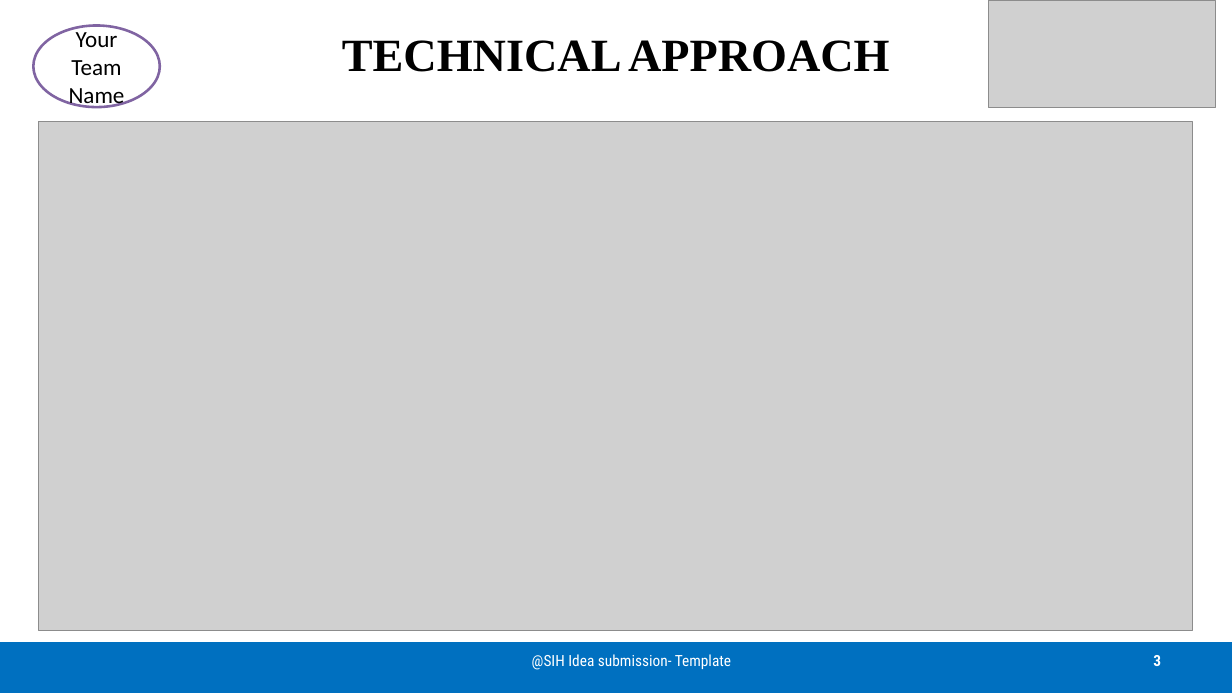
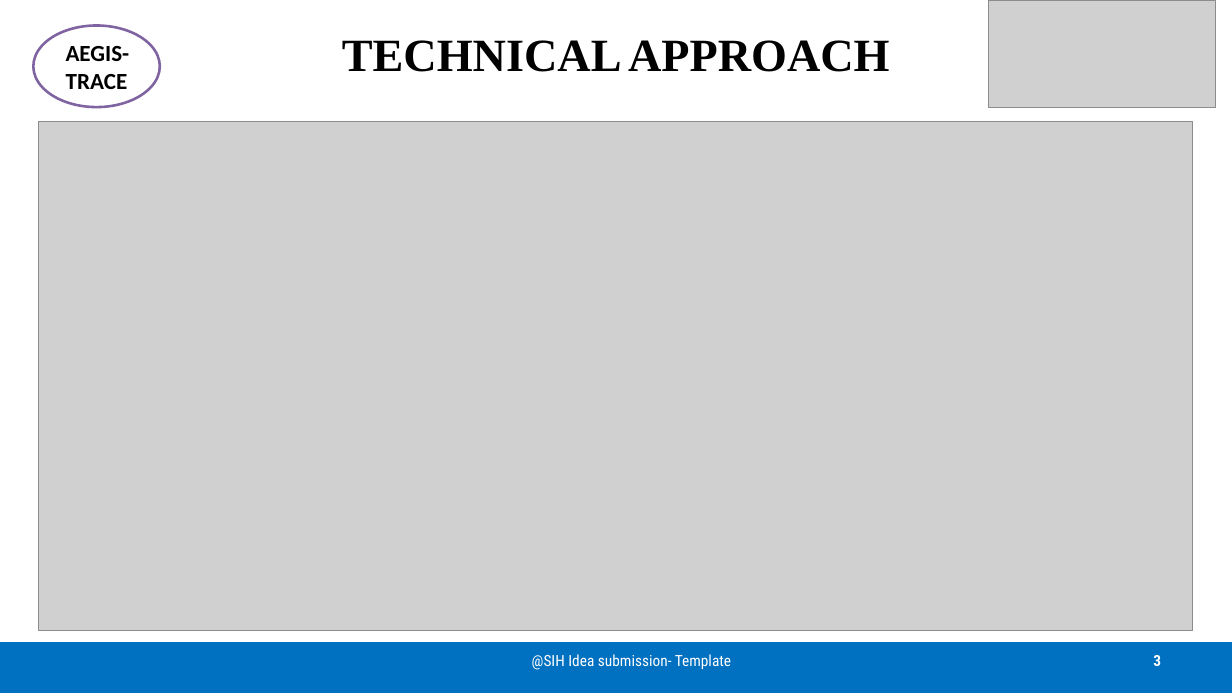
Before and after one commit to dathasaiswaroopgudimella-png/Crypto, a slide deck: slide 3 of sih ppt/SIH2026-IDEA-Presentation-Format.pptx. Drawn at 1232x693 pixels with LibreOffice and Linux fonts; fonts in the diff are those of the drawing; grey boxes stand for pictures. Boxes give left, top, right and bottom in pixels: in the first picture for what was removed or moved away, otherwise in the second. Text is boxed around its words. In the diff, an @@ line names an element or a change of style, - is before the commit and + after.

```diff
--- a/sih ppt/SIH2026-IDEA-Presentation-Format.pptx
+++ b/sih ppt/SIH2026-IDEA-Presentation-Format.pptx
@@ text in ellipse at box(66, 46, 130, 89): text changed; bold on @@
-Your Team Name
+AEGIS-TRACE
```
Also in this commit, not shown: 5 other slides changed, 1 slide removed, 13 other files.
